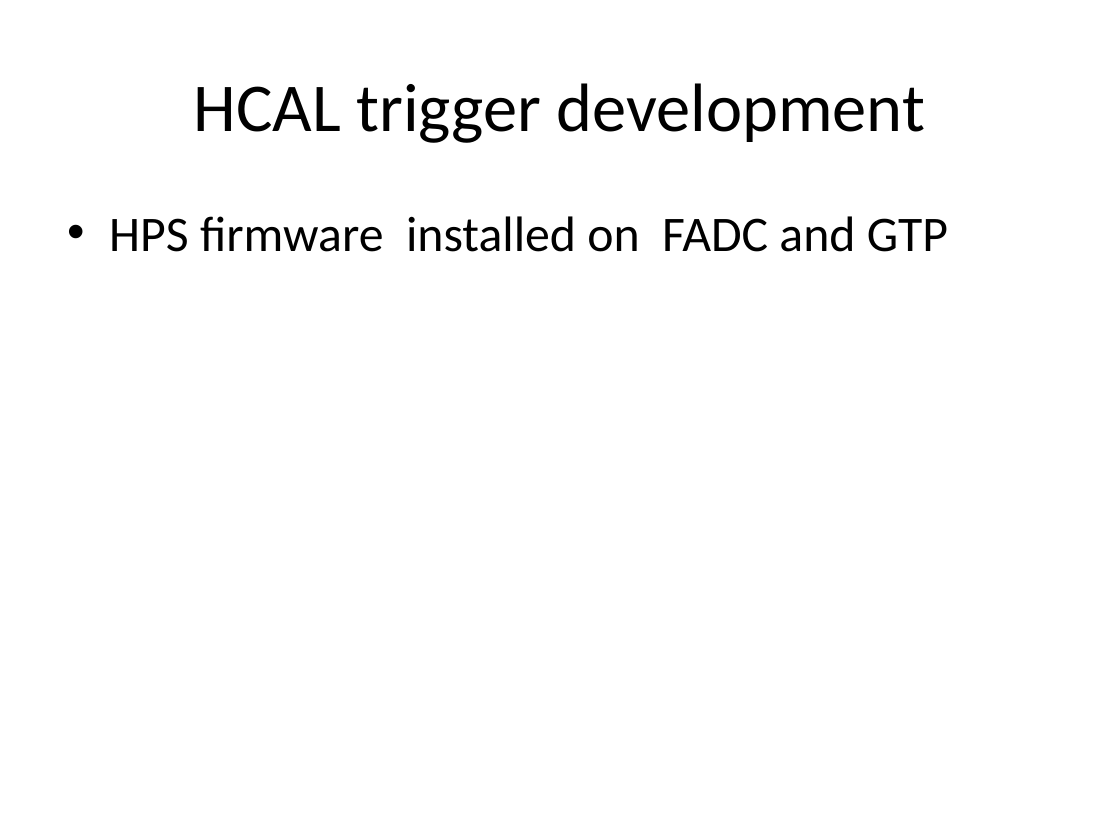
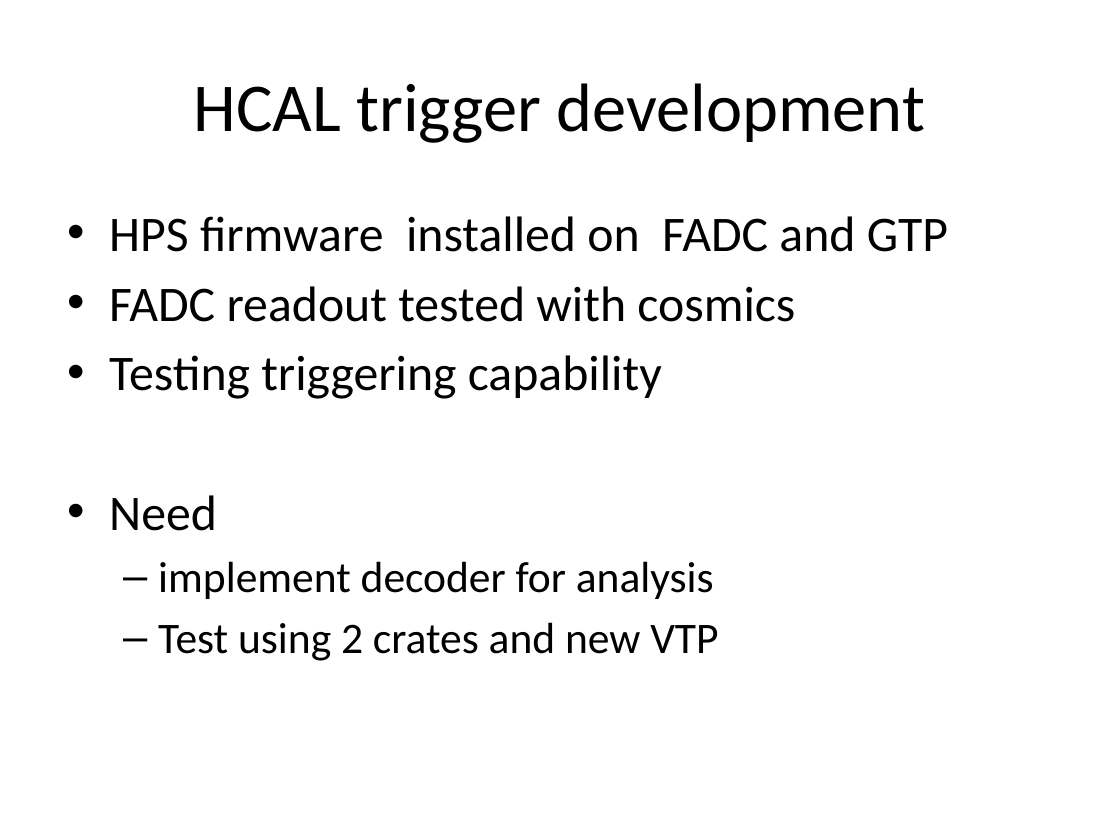
Before and after one commit to bmoffit/sbsdaq, a slide deck: slide 14 of 2015_DOE_Review/SuperBigBite DAQ update-Oct-20-2015.pptx. Drawn at 1120x840 pixels with LibreOffice and Linux fonts; fonts in the diff are those of the drawing. Boxes give left, top, right and bottom in pixels: in the first picture for what was removed or moved away, otherwise in the second. Text is boxed around its words. In the diff, an @@ line names an element or a change of style, - is before the commit and + after.

```diff
--- a/2015_DOE_Review/SuperBigBite DAQ update-Oct-20-2015.pptx
+++ b/2015_DOE_Review/SuperBigBite DAQ update-Oct-20-2015.pptx
@@ text at <box>109,286,795,661</box>: paragraphs added @@
+• FADC readout tested with cosmics
+• Testing triggering capability
+• Need
+  – implement decoder for analysis
+  – Test using 2 crates and new VTP
```
Also in this commit, not shown: 5 other slides changed, 2 slides added, 2 slides removed.
